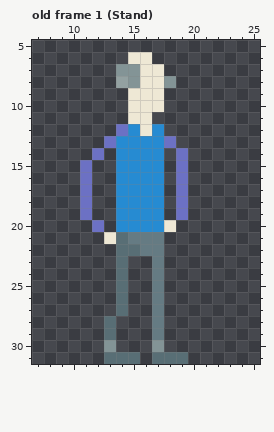
Pixel-art file: Man/Man.aseprite. Above, as it was before the edit.
32x32 pixels, 10 frames. Shown: old frame 1 (Stand): x 7..25, y 5..31. The commit also changed other frames, which this record leaves out.
The same view after the edit:
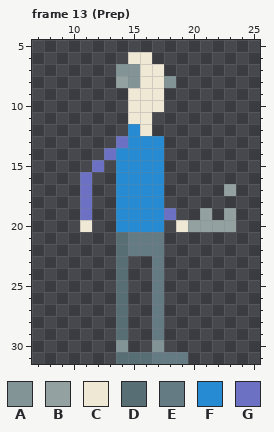
Palette (. is transparent): A #839496  B #93a1a1  C #eee8d5  D #586e75  E #657b83  F #268bd2  G #6c71c4
A new or re-ordered frame is compared with the old frame closest to it.
Commit: Still working on stab animation
The exact change:
frames 10 -> 16
Frame 13 (Prep) is new; against old frame 1 (Stand):
y 12: x 14 G -> .; x 17 F -> .
y 13: x 13..14 GF -> .G; x 18 G -> .
y 14: x 12..13 G. -> .G; x 19 G -> .
y 15: x 11..12 G. -> .G; x 19 G -> .
y 16: x 19 G -> .
y 17: x 19 G -> .; x 23 . -> B
y 18: x 19 G -> .
y 19: x 18..19 .G -> G.; x 21 . -> B; x 23 . -> B
y 20: x 11..12 .G -> C.; x 18..23 C..... -> .CBBBB
y 21: x 13 C -> .
y 22: x 15 D -> E
y 28..29: x 13..14 D. -> .D
y 30: x 13..14 A. -> .A
y 31: x 13 D -> .; x 16..19 .DDD -> DEEE
Changed places in both pictures, as pixel boxes (x1, y1, x2, y2):
changed: (80, 124, 236, 256)
changed: (104, 316, 188, 364)
